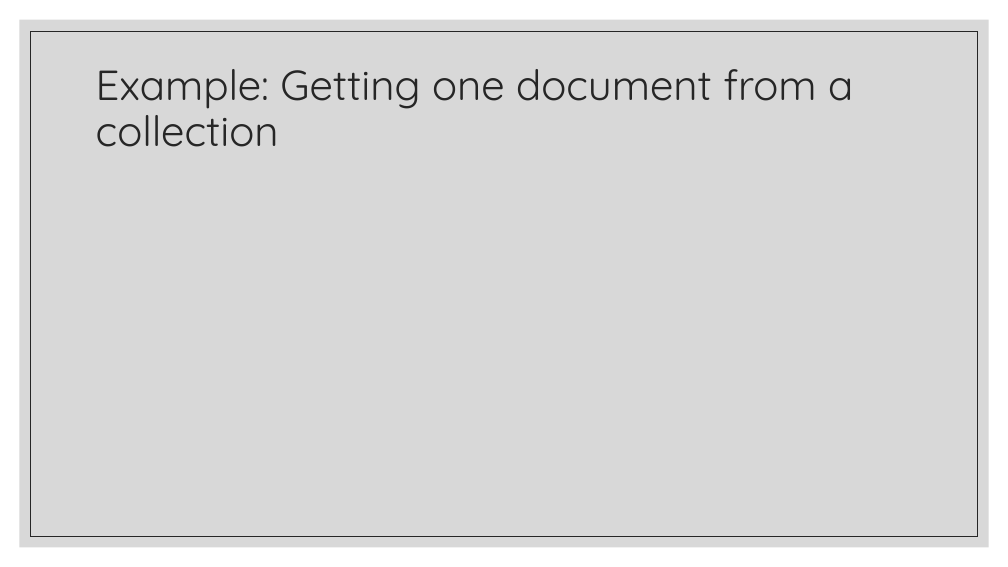
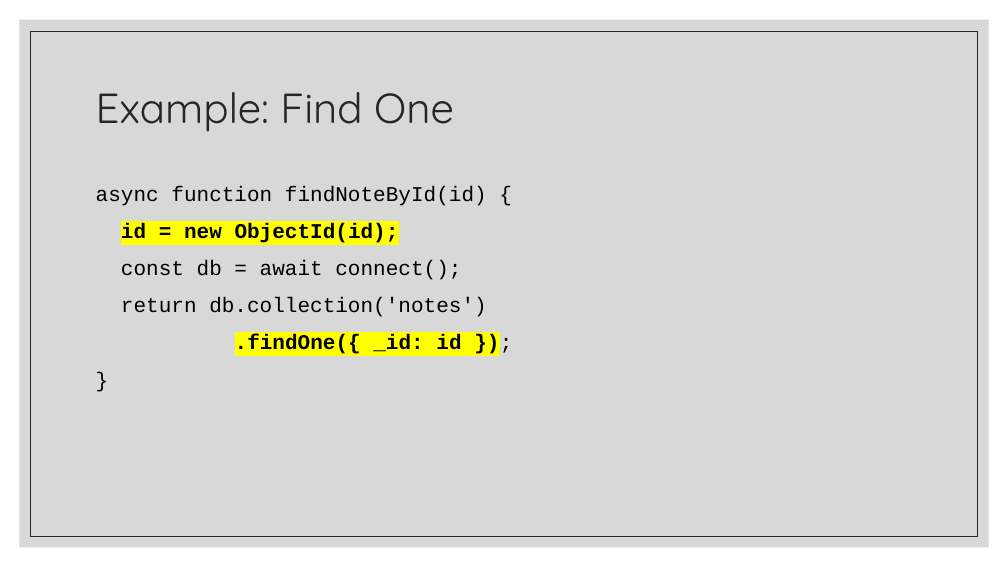
Before and after one commit to zackstotts/base-node-curriculum, a slide deck: slide 20 of unit_03/slides/02 MongoDB & Node.pptx (slide 17 before the commit). Drawn at 1008x567 pixels with LibreOffice and Linux fonts; fonts in the diff are those of the drawing. Boxes give left, top, right and bottom in pixels: in the first picture for what was removed or moved away, otherwise in the second. Text is boxed around its words. In the diff, an @@ line names an element or a change of style, - is before the commit and + after.

```diff
--- a/unit_03/slides/02 MongoDB & Node.pptx
+++ b/unit_03/slides/02 MongoDB & Node.pptx
@@ title at (96,92,454,132): text changed @@
-Example: Getting one document from a collection
+Example: Find One
@@ text added at (96,186,487,354), 20 pt, text #000000 @@
+async function findNoteById(id) {
+id = new ObjectId(id);
+const db = await connect();
+return db.collection('notes')
+.findOne({ _id: id });
+}
```
Also in this commit, not shown: 6 other slides changed, 15 slides added, 1 slide removed.
